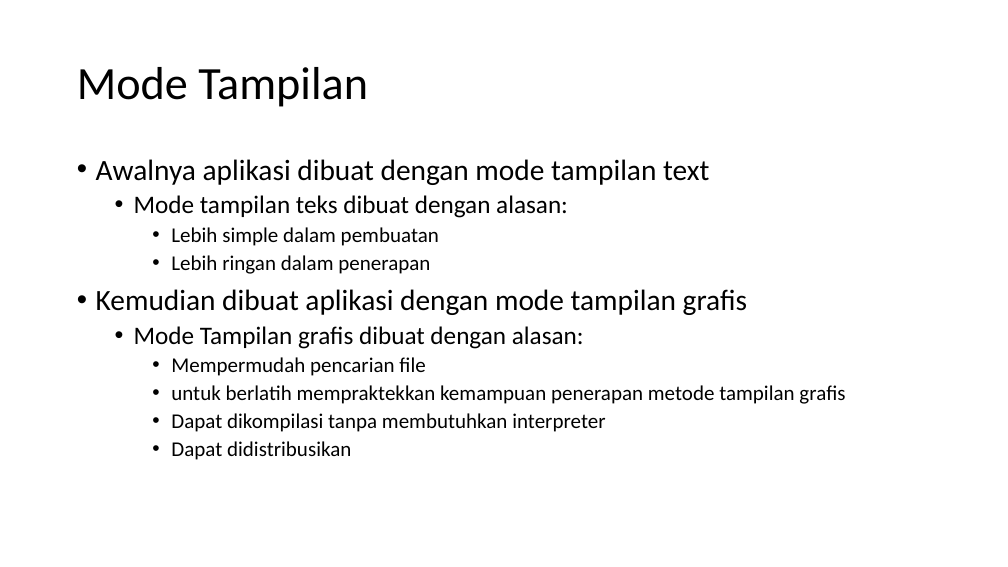
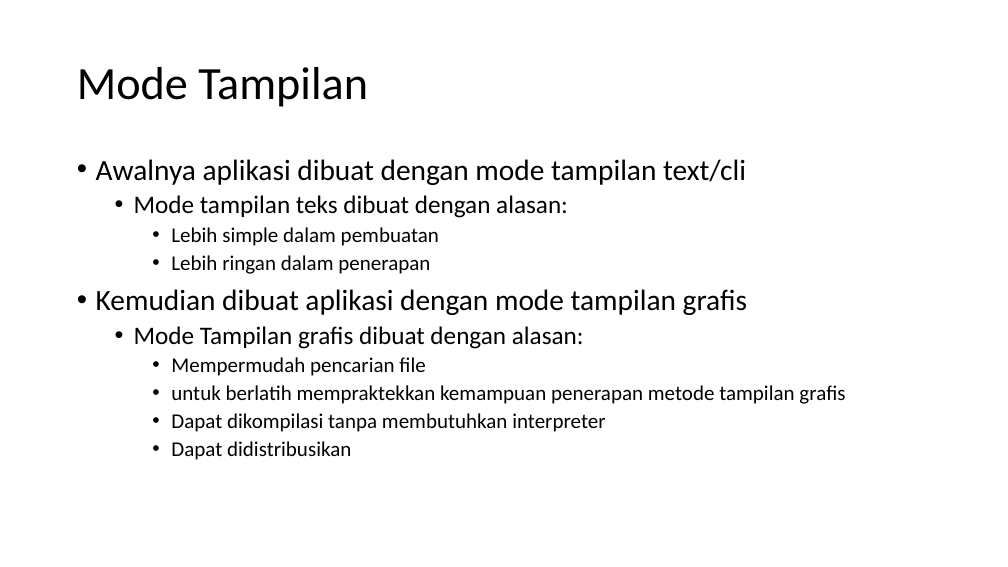
Before and after one commit to skeith/backupr, a slide deck: slide 4 of Aplikasi Backup file atau folder dengan Python-tkinter_baru.pptx. Drawn at 1008x567 pixels with LibreOffice and Linux fonts; fonts in the diff are those of the drawing. Boxes give left, top, right and bottom in pixels: in the first picture for what was removed or moved away, otherwise in the second. Text is boxed around its words. In the diff, an @@ line names an element or a change of style, - is before the commit and + after.

```diff
--- a/Aplikasi Backup file atau folder dengan Python-tkinter_baru.pptx
+++ b/Aplikasi Backup file atau folder dengan Python-tkinter_baru.pptx
@@ text at box(96, 159, 746, 185): text changed @@
-• Awalnya aplikasi dibuat dengan mode tampilan text
+• Awalnya aplikasi dibuat dengan mode tampilan text/cli
```
Also in this commit, not shown: 5 other slides changed, 8 slides added, 1 slide removed.
